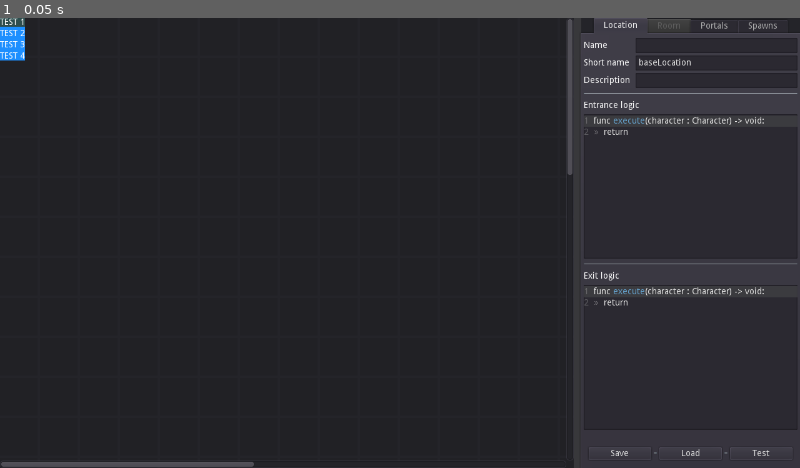
Above: before the commit, frame 1.
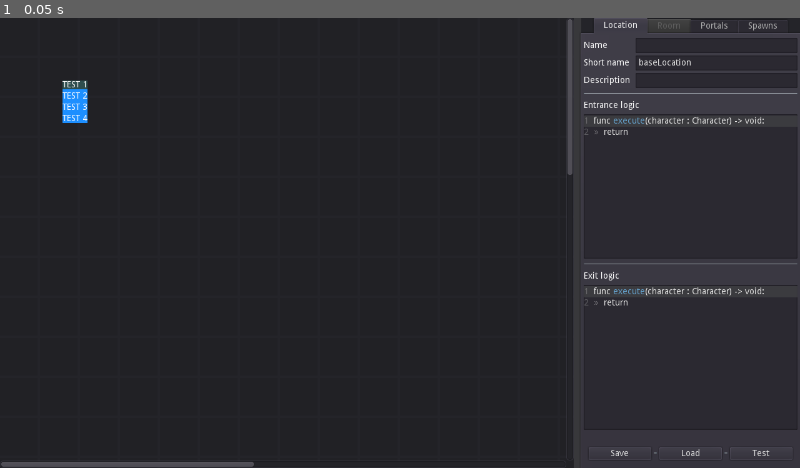
Above: after the commit, the same moment.

Repository: jbatistareis/d-engine
Game: Godot game, scene res://tools/location/locationEditor.tscn
Same seed, same stepped clock (60 frames per second), same inputs: the game is played once before the commit and once after it.
Inputs:
- Up to frame 1 (0.05 s): no input

The runs differ from the first frame. In frame 1, 0.6% of the frame differs, in the area x 0-11%, y 0-24%.

Commit message:
added positioning

Diff:
--- a/tools/location/window.gd
+++ b/tools/location/window.gd
@@ -34,6 +34,7 @@
 	menu.buttons.push_back(button2)
 	menu.buttons.push_back(button3)
 	menu.buttons.push_back(button4)
+	menu.position = Vector2(100, 100)
 
 	Signals.emit_signal("guiOpenWindow", menu)
 
--- a/visuals/gui/model/guiWindowModel.gd
+++ b/visuals/gui/model/guiWindowModel.gd
@@ -5,12 +5,13 @@
 
 var title : String = ''
 var identifier : String = ''
-var bg : ColorRect = ColorRect.new()
 var buttons : Array = []
 var buttonIndex : int = 0
 var data = null
+var position : Vector2 = Vector2.ZERO setget setPostion
 
 var vBox : VBoxContainer = VBoxContainer.new()
+var bg : ColorRect = ColorRect.new()
 
 
 func _init() -> void:
@@ -20,10 +21,9 @@
 	Signals.connect("guiSelect", self, "select")
 
 	bg.color = Color.dodgerblue
+	bg.anchor_bottom = 1
+	bg.anchor_right = 1
 	vBox.alignment = BoxContainer.ALIGN_CENTER
-
-	add_child(bg)
-	add_child(vBox)
 
 
 func _ready() -> void:
@@ -32,9 +32,12 @@
 
 	buttons[buttonIndex].hover = true
 
+	add_child(bg)
+	add_child(vBox)
+
 	yield(get_tree(),"idle_frame")
 	rect_min_size = vBox.rect_size
-	bg.rect_min_size = vBox.rect_size
+	rect_position = position
 
 
 func action(inputAction : int) -> void:
@@ -71,6 +74,11 @@
 	return WindowManager.windowQueue.front() == self
 
 
+func setPostion(value : Vector2) -> void:
+	position = value
+	rect_position = value
+
+
 # override
 func windowConfirmed() -> void:
 	pass
